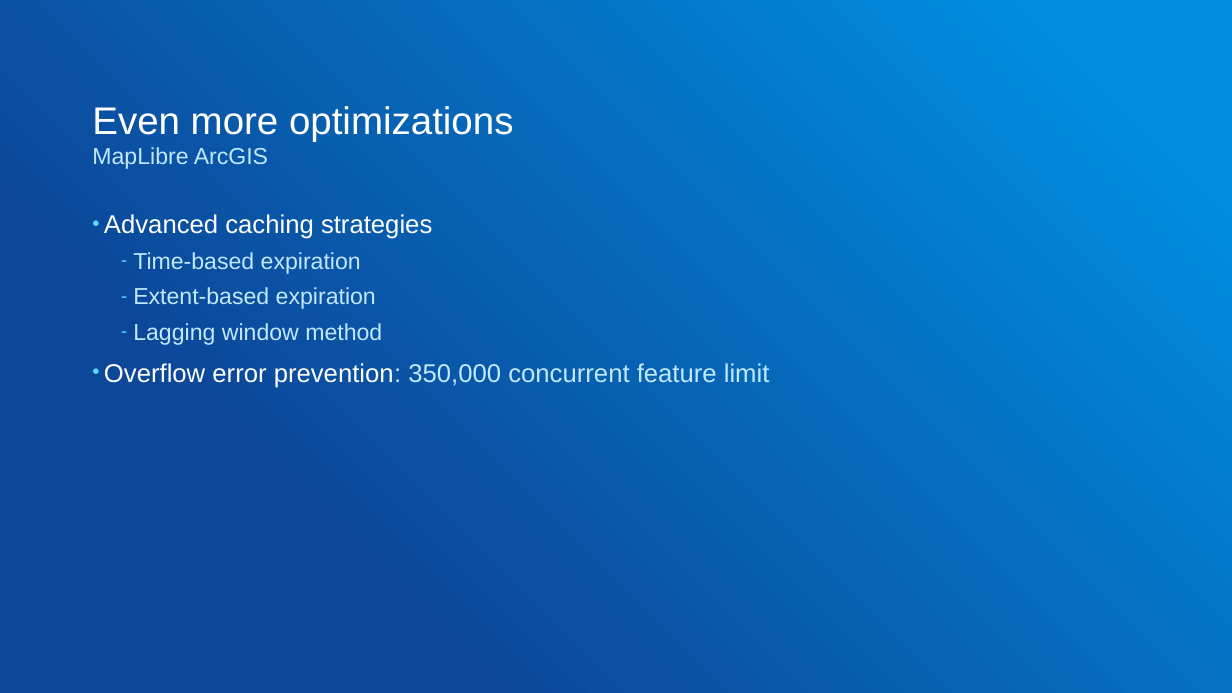
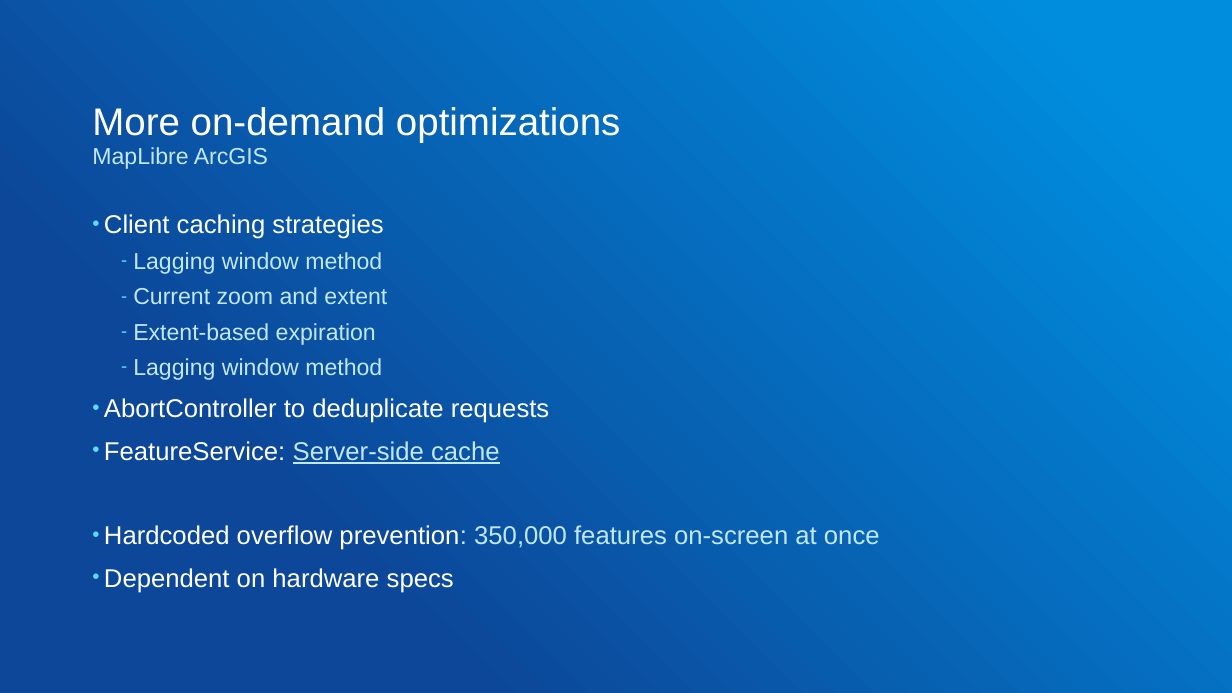
Before and after one commit to gowin20/foss4g-2026-maplibregl-data-visualization, a slide deck: slide 27 of foss4g-optimized-maplibre-queries.pptx (slide 24 before the commit). Drawn at 1232x693 pixels with LibreOffice and Linux fonts; fonts in the diff are those of the drawing. Boxes give left, top, right and bottom in pixels: in the first picture for what was removed or moved away, otherwise in the second. Text is boxed around its words. In the diff, an @@ line names an element or a change of style, - is before the commit and + after.

Commit message:
update pptx

```diff
--- a/foss4g-optimized-maplibre-queries.pptx
+++ b/foss4g-optimized-maplibre-queries.pptx
@@ title at [92, 107, 621, 143]: text changed @@
-Even more optimizations
+More on-demand optimizations
@@ text at [104, 214, 387, 304]: text changed; size 20 to 18 pt; text colour #FFFFFF to #C0E8FF @@
-• Advanced caching strategies
-  – Time-based expiration
+• Client caching strategies
+  – Lagging window method
+  – Current zoom and extent
@@ text at [104, 398, 880, 593]: text changed; text colour #C0E8FF to #FFFFFF @@
-• Overflow error prevention: 350,000 concurrent feature limit
+• AbortController to deduplicate requests
+• FeatureService: Server-side cache
+• Hardcoded overflow prevention: 350,000 features on-screen at once
+• Dependent on hardware specs
```
Also in this commit, not shown: 12 other slides changed, 10 slides added, 4 slides removed, 1 other file.
